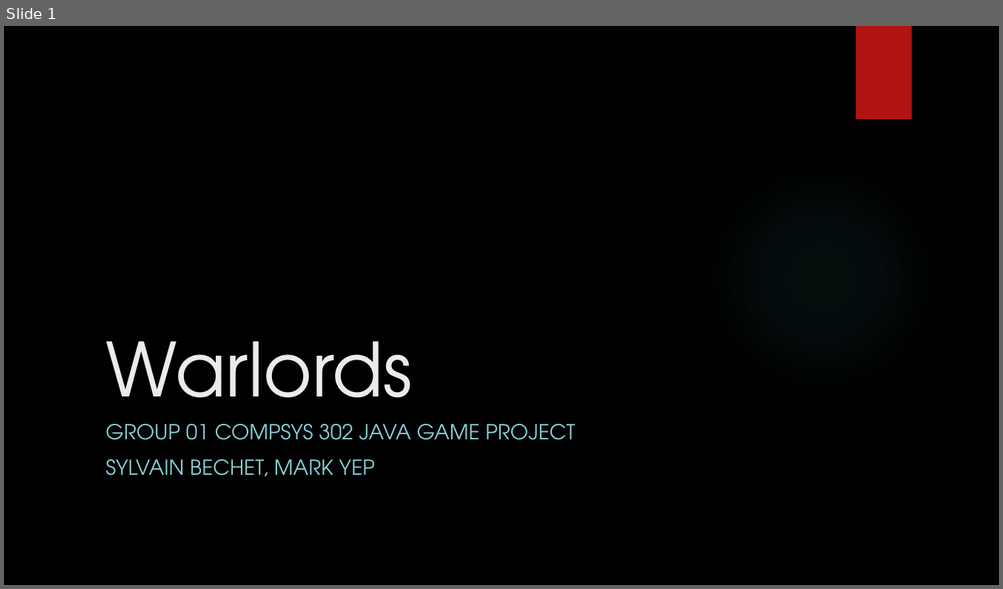
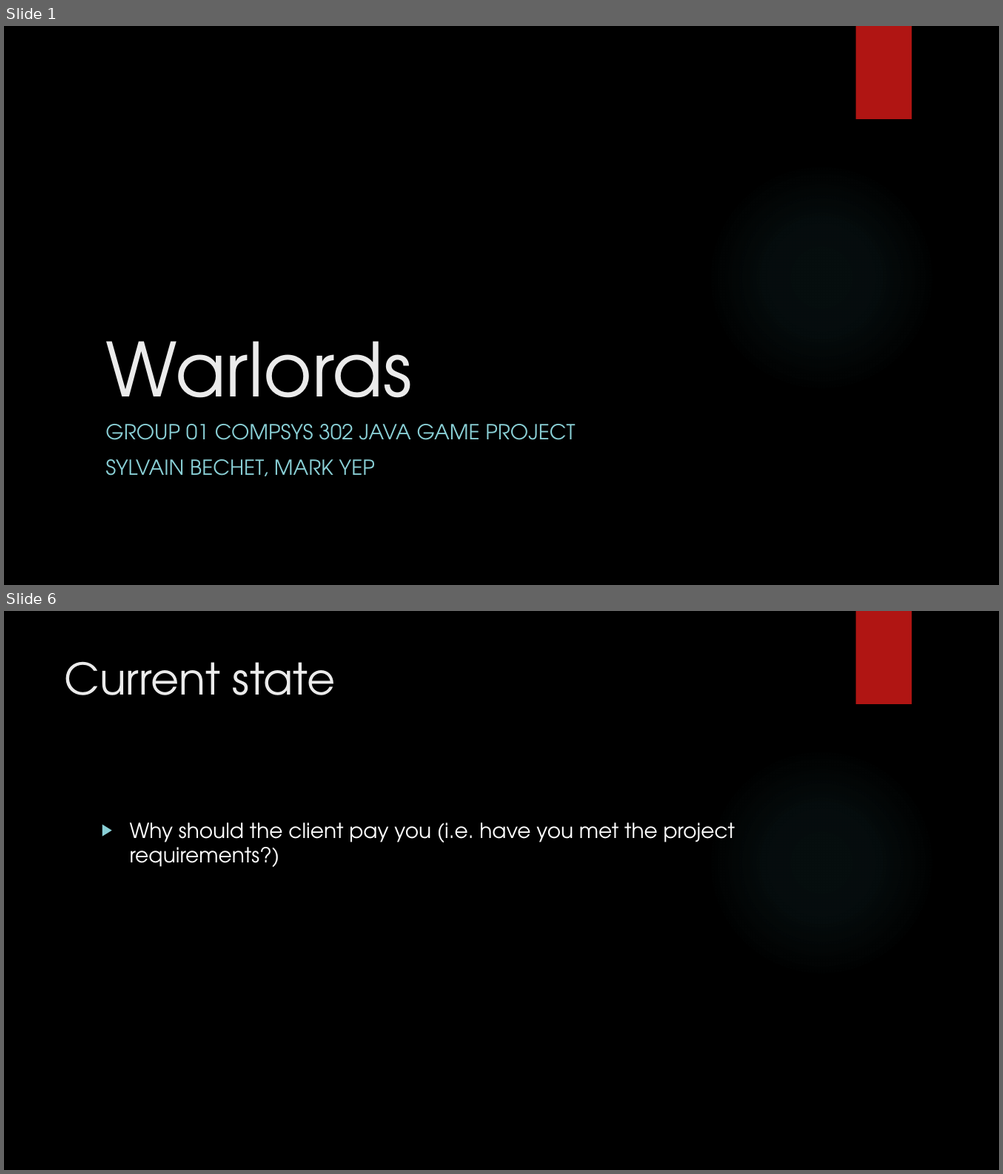
Before and after one commit to nz-Mark-Y/JavaGameProject, a slide deck: Group 01 Final Submission Presentation.pptx. Shown one above the other, each under a label of ours: slide 1 before the commit, slides 1 and 6 after it; the slides between them are not shown. The pictures are 1003x589 and 1003x1174 pixels, drawn with LibreOffice and Linux fonts; fonts in the diff are those of the drawing; background and template pictures are left out. Boxes give left, top, right and bottom in pixels: in the first picture for what was removed or moved away, otherwise in the second. Text is boxed around its words. In the diff, an @@ line names an element or a change of style, - is before the commit and + after.

```diff
--- a/Group 01 Final Submission Presentation.pptx
+++ b/Group 01 Final Submission Presentation.pptx
@@ slide 6 added at [4,611,999,1170], background picture (left out); not listed: 2 template elements that a slide beside it also shows @@
@@ title added at [64,661,336,695], 42 pt, text #EBEBEB @@
+Current state
@@ text added at [130,823,735,867], 20 pt, text #FFFFFF @@
+▶ Why should the client pay you (i.e. have you met the project requirements?)
```
Also in this commit, not shown: 5 other slides added, 1 slide removed.
